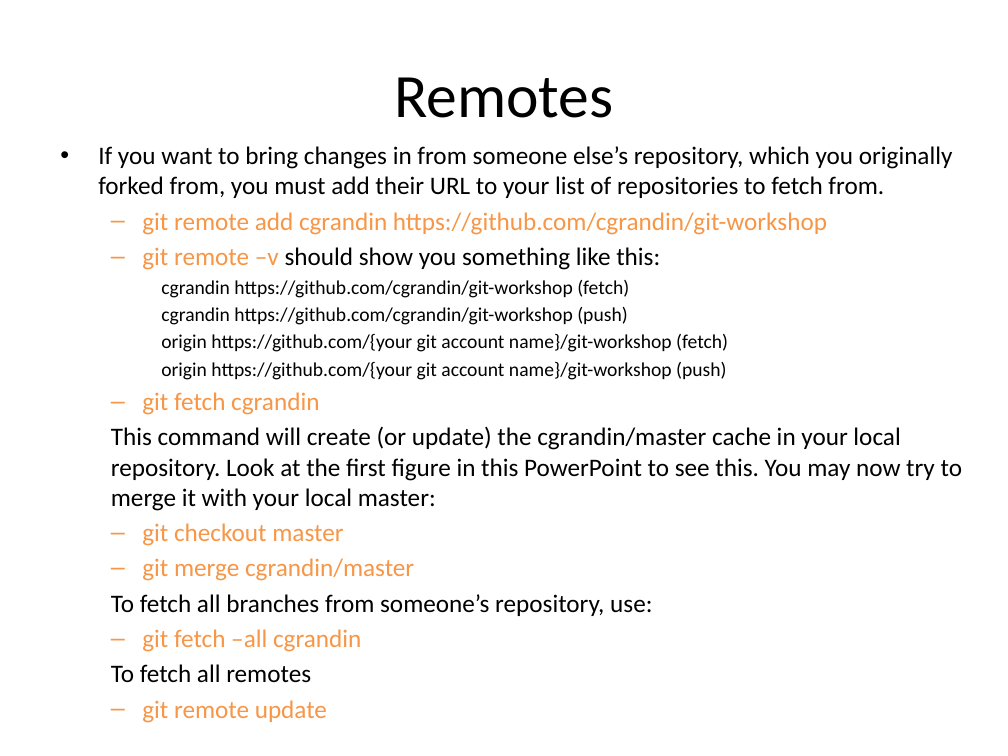
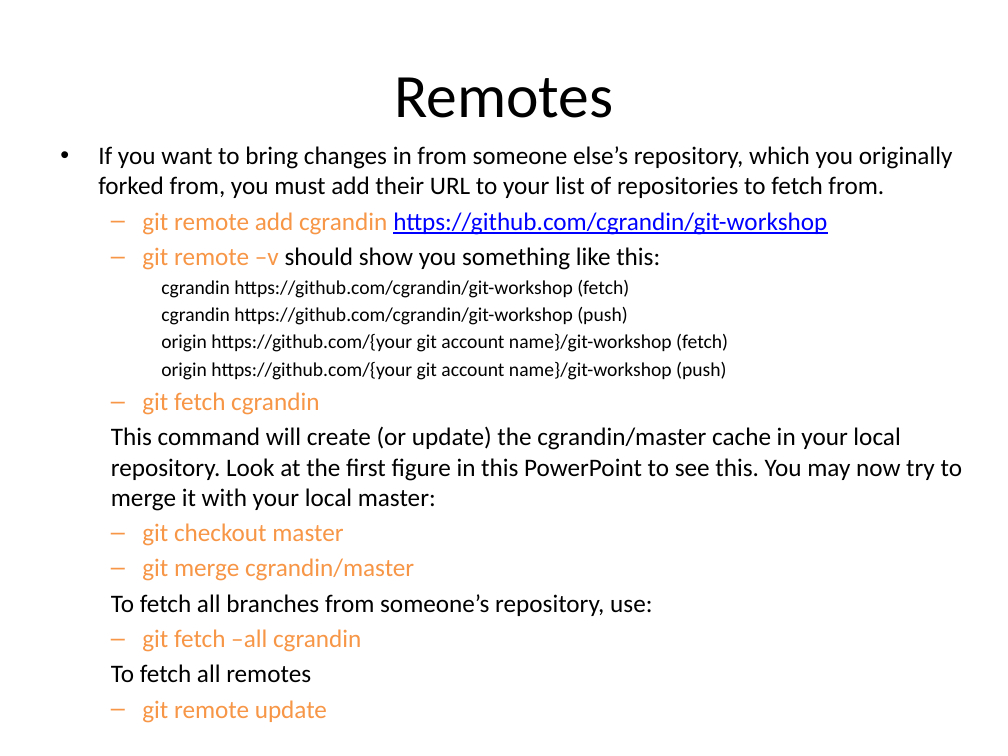
Before and after one commit to cgrandin/git-workshop, a slide deck: slide 22 of GIT.pptx. Drawn at 1008x756 pixels with LibreOffice and Linux fonts; fonts in the diff are those of the drawing. Boxes give left, top, right and bottom in pixels: in the first picture for what was removed or moved away, otherwise in the second. Text is boxed around its words. In the diff, an @@ line names an element or a change of style, - is before the commit and + after.

Commit message:
Added information on merging particular branches with remotes branches

```diff
--- a/GIT.pptx
+++ b/GIT.pptx
@@ text at bbox=[142, 212, 827, 235]: text colour #F79646 to #0000FF, underline on in "https://github.com/cgrandin/git-workshop" @@
```
Also in this commit, not shown: 1 other slide changed, 2 other files.
